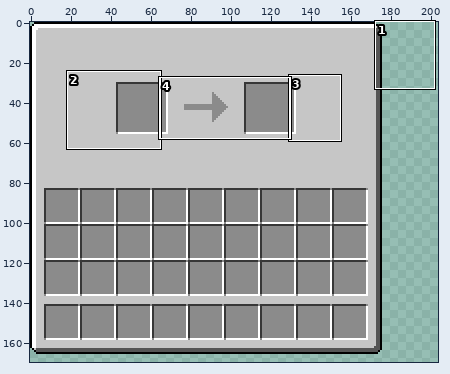
One commit to this sprite sheet: resources/assets/compresstion/textures/guis/guiCompressor.png. The first picture is a wide view before the edit; the outline marks the close-up.
Close-up. Before the commit:
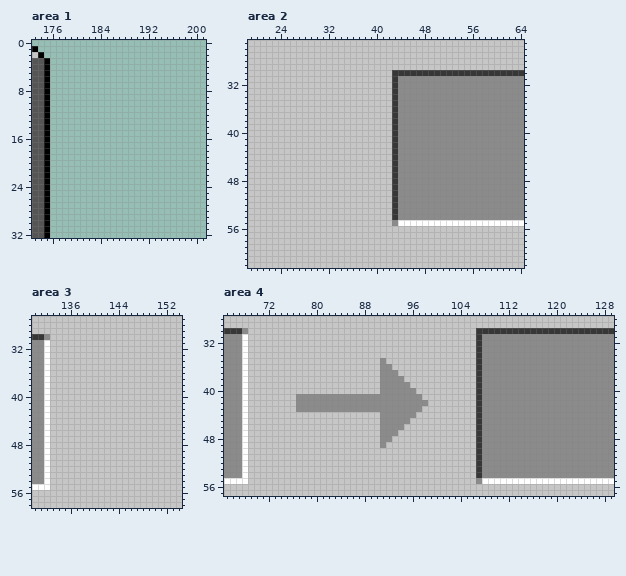
The file is 256x256 pixels. Shown: area 1: x 173..201, y 0..32; area 2: x 19..64, y 25..62; area 3: x 130..154, y 27..58; area 4: x 65..129, y 28..57. The wide view leaves out empty margins.
And afterwards:
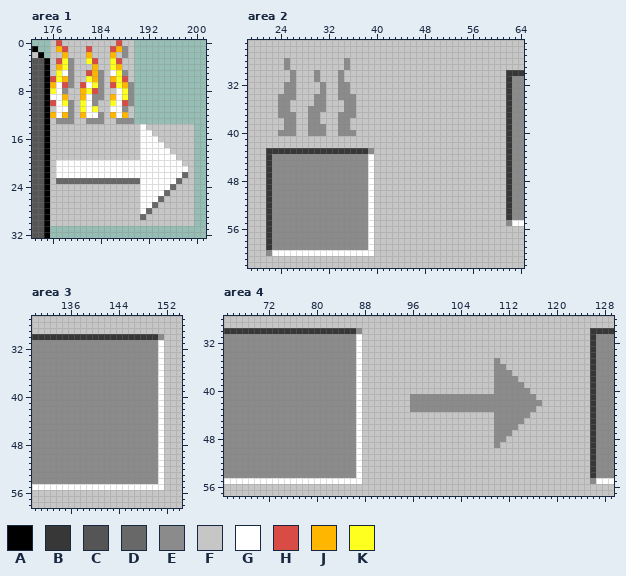
Palette (. is transparent): A #000000  B #373737  C #555555  D #686868  E #8b8b8b  F #c6c6c6  G #ffffff  H #d84c45  J #ffb600  K #ffff1f
What changed:
Area 1:
y 0: x 176..189 .............. -> FHFFFFFFFFFHFF
y 1: x 176..189 .............. -> FJHFFFHFFFHJEF
y 2: x 176..189 .............. -> FFJFFFJFFFJFEF
y 3: x 176..189 .............. -> FHKEFFKHFFKHFF
y 4: x 176..189 .............. -> FJKEFFFJFFKJFF
y 5: x 176..189 .............. -> FKGEFFHJEFGKEF
y 6: x 176..189 .............. -> HKJEFFKJEFJKHF
y 7: x 176..189 .............. -> JGHEFHGKEFHKJE
y 8: x 176..189 .............. -> KGEFFJKHEFFGKE
y 9: x 176..189 .............. -> GGJFFJGEEFJGKE
y 10: x 176..189 .............. -> HGKEFKGEFFKGHE
y 11: x 176..189 .............. -> FGGEFKGKFFGGEF
y 12: x 176..189 .............. -> JGJEFJGGEFJGJF
y 13: x 176..189 .............. -> FEEEFFEEEFFEEE
y 14: x 176..199 ........................ -> FFFFFFFFFFFFFFFGFFFFFFFF
y 15: x 176..199 ........................ -> FFFFFFFFFFFFFFFGGFFFFFFF
y 16: x 176..199 ........................ -> FFFFFFFFFFFFFFFGGGFFFFFF
y 17: x 176..199 ........................ -> FFFFFFFFFFFFFFFGGGGFFFFF
y 18: x 176..199 ........................ -> FFFFFFFFFFFFFFFGGGGGFFFF
y 19: x 176..199 ........................ -> FFFFFFFFFFFFFFFGGGGGGFFF
y 20: x 176..199 ........................ -> FGGGGGGGGGGGGGGGGGGGGGFF
y 21: x 176..199 ........................ -> FGGGGGGGGGGGGGGGGGGGGGGF
y 22: x 176..199 ........................ -> FGGGGGGGGGGGGGGGGGGGGGDF
y 23: x 176..199 ........................ -> FDDDDDDDDDDDDDDGGGGGGDFF
y 24: x 176..199 ........................ -> FFFFFFFFFFFFFFFGGGGGDFFF
y 25: x 176..199 ........................ -> FFFFFFFFFFFFFFFGGGGDFFFF
y 26: x 176..199 ........................ -> FFFFFFFFFFFFFFFGGGDFFFFF
y 27: x 176..199 ........................ -> FFFFFFFFFFFFFFFGGDFFFFFF
y 28: x 176..199 ........................ -> FFFFFFFFFFFFFFFGDFFFFFFF
y 29: x 176..199 ........................ -> FFFFFFFFFFFFFFFDFFFFFFFF
y 30: x 176..199 ........................ -> FFFFFFFFFFFFFFFFFFFFFFFF
Area 2:
y 28..29: x 25 F -> E; x 35 F -> E
y 30: x 26 F -> E; x 30 F -> E; x 34 F -> E; x 43..61 BBBBBBBBBBBBBBBBBBB -> FFFFFFFFFFFFFFFFFFF
y 31: x 26 F -> E; x 30 F -> E; x 34 F -> E; x 43..62 BEEEEEEEEEEEEEEEEEEE -> FFFFFFFFFFFFFFFFFFFB
y 32..33: x 25..26 FF -> EE; x 31 F -> E; x 34..35 FF -> EE; x 43..62 BEEEEEEEEEEEEEEEEEEE -> FFFFFFFFFFFFFFFFFFFB
y 34: x 24..26 FFF -> EEE; x 30..31 FF -> EE; x 34..36 FFF -> EEE; x 43..62 BEEEEEEEEEEEEEEEEEEE -> FFFFFFFFFFFFFFFFFFFB
y 35: x 24..25 FF -> EE; x 30..31 FF -> EE; x 35..36 FF -> EE; x 43..62 BEEEEEEEEEEEEEEEEEEE -> FFFFFFFFFFFFFFFFFFFB
y 36: x 24..25 FF -> EE; x 29..31 FFF -> EEE; x 35..36 FF -> EE; x 43..62 BEEEEEEEEEEEEEEEEEEE -> FFFFFFFFFFFFFFFFFFFB
y 37: x 24..26 FFF -> EEE; x 29..30 FF -> EE; x 34..36 FFF -> EEE; x 43..62 BEEEEEEEEEEEEEEEEEEE -> FFFFFFFFFFFFFFFFFFFB
y 38: x 25..26 FF -> EE; x 29..30 FF -> EE; x 34..35 FF -> EE; x 43..62 BEEEEEEEEEEEEEEEEEEE -> FFFFFFFFFFFFFFFFFFFB
y 39: x 25..26 FF -> EE; x 29..31 FFF -> EEE; x 34..35 FF -> EE; x 43..62 BEEEEEEEEEEEEEEEEEEE -> FFFFFFFFFFFFFFFFFFFB
y 40: x 24..26 FFF -> EEE; x 29..31 FFF -> EEE; x 34..36 FFF -> EEE; x 43..62 BEEEEEEEEEEEEEEEEEEE -> FFFFFFFFFFFFFFFFFFFB
y 41..42: x 43..62 BEEEEEEEEEEEEEEEEEEE -> FFFFFFFFFFFFFFFFFFFB
y 43: x 22..39 FFFFFFFFFFFFFFFFFF -> BBBBBBBBBBBBBBBBBE; x 43..62 BEEEEEEEEEEEEEEEEEEE -> FFFFFFFFFFFFFFFFFFFB
y 44..54: x 22..39 FFFFFFFFFFFFFFFFFF -> BEEEEEEEEEEEEEEEEG; x 43..62 BEEEEEEEEEEEEEEEEEEE -> FFFFFFFFFFFFFFFFFFFB
y 55: x 22..39 FFFFFFFFFFFFFFFFFF -> BEEEEEEEEEEEEEEEEG; x 43..62 EGGGGGGGGGGGGGGGGGGG -> FFFFFFFFFFFFFFFFFFFE
y 56..59: x 22..39 FFFFFFFFFFFFFFFFFF -> BEEEEEEEEEEEEEEEEG
y 60: x 22..39 FFFFFFFFFFFFFFFFFF -> EGGGGGGGGGGGGGGGGG
Area 3:
y 30: x 132..151 EFFFFFFFFFFFFFFFFFFF -> BBBBBBBBBBBBBBBBBBBE
y 31..54: x 132..151 GFFFFFFFFFFFFFFFFFFF -> EEEEEEEEEEEEEEEEEEEG
y 55: x 133..151 FFFFFFFFFFFFFFFFFFF -> GGGGGGGGGGGGGGGGGGG
Area 4:
y 30: x 68..87 EFFFFFFFFFFFFFFFFFFF -> BBBBBBBBBBBBBBBBBBBE; x 107..125 BBBBBBBBBBBBBBBBBBB -> FFFFFFFFFFFFFFFFFFF
y 31..34: x 68..87 GFFFFFFFFFFFFFFFFFFF -> EEEEEEEEEEEEEEEEEEEG; x 107..126 BEEEEEEEEEEEEEEEEEEE -> FFFFFFFFFFFFFFFFFFFB
y 35: x 68..87 GFFFFFFFFFFFFFFFFFFF -> EEEEEEEEEEEEEEEEEEEG; x 91 E -> F; x 107..109 BEE -> FFF; x 111..126 EEEEEEEEEEEEEEEE -> FFFFFFFFFFFFFFFB
y 36: x 68..87 GFFFFFFFFFFFFFFFFFFF -> EEEEEEEEEEEEEEEEEEEG; x 91..92 EE -> FF; x 107..109 BEE -> FFF; x 112..126 EEEEEEEEEEEEEEE -> FFFFFFFFFFFFFFB
y 37: x 68..87 GFFFFFFFFFFFFFFFFFFF -> EEEEEEEEEEEEEEEEEEEG; x 91..93 EEE -> FFF; x 107..109 BEE -> FFF; x 113..126 EEEEEEEEEEEEEE -> FFFFFFFFFFFFFB
y 38: x 68..87 GFFFFFFFFFFFFFFFFFFF -> EEEEEEEEEEEEEEEEEEEG; x 91..94 EEEE -> FFFF; x 107..109 BEE -> FFF; x 114..126 EEEEEEEEEEEEE -> FFFFFFFFFFFFB
y 39: x 68..87 GFFFFFFFFFFFFFFFFFFF -> EEEEEEEEEEEEEEEEEEEG; x 91..95 EEEEE -> FFFFF; x 107..109 BEE -> FFF; x 115..126 EEEEEEEEEEEE -> FFFFFFFFFFFB
y 40: x 68..87 GFFFFFFFFFFFFFFFFFFF -> EEEEEEEEEEEEEEEEEEEG; x 91..96 EEEEEE -> FFFFFF; x 107..109 BEE -> FFF; x 116..126 EEEEEEEEEEE -> FFFFFFFFFFB
y 41: x 68..76 GFFFFFFFF -> EEEEEEEEE; x 87..95 EEEEEEEEE -> GFFFFFFFF; x 98..107 FFFFFFFFFB -> EEEEEEEEEE; x 117..126 EEEEEEEEEE -> FFFFFFFFFB
y 42: x 68..76 GFFFFFFFF -> EEEEEEEEE; x 87..95 EEEEEEEEE -> GFFFFFFFF; x 99..107 FFFFFFFFB -> EEEEEEEEE; x 118..126 EEEEEEEEE -> FFFFFFFFB
y 43: x 68..76 GFFFFFFFF -> EEEEEEEEE; x 87..95 EEEEEEEEE -> GFFFFFFFF; x 98..107 FFFFFFFFFB -> EEEEEEEEEE; x 117..126 EEEEEEEEEE -> FFFFFFFFFB
y 44: x 68..87 GFFFFFFFFFFFFFFFFFFF -> EEEEEEEEEEEEEEEEEEEG; x 91..96 EEEEEE -> FFFFFF; x 107..109 BEE -> FFF; x 116..126 EEEEEEEEEEE -> FFFFFFFFFFB
y 45: x 68..87 GFFFFFFFFFFFFFFFFFFF -> EEEEEEEEEEEEEEEEEEEG; x 91..95 EEEEE -> FFFFF; x 107..109 BEE -> FFF; x 115..126 EEEEEEEEEEEE -> FFFFFFFFFFFB
y 46: x 68..87 GFFFFFFFFFFFFFFFFFFF -> EEEEEEEEEEEEEEEEEEEG; x 91..94 EEEE -> FFFF; x 107..109 BEE -> FFF; x 114..126 EEEEEEEEEEEEE -> FFFFFFFFFFFFB
y 47: x 68..87 GFFFFFFFFFFFFFFFFFFF -> EEEEEEEEEEEEEEEEEEEG; x 91..93 EEE -> FFF; x 107..109 BEE -> FFF; x 113..126 EEEEEEEEEEEEEE -> FFFFFFFFFFFFFB
y 48: x 68..87 GFFFFFFFFFFFFFFFFFFF -> EEEEEEEEEEEEEEEEEEEG; x 91..92 EE -> FF; x 107..109 BEE -> FFF; x 112..126 EEEEEEEEEEEEEEE -> FFFFFFFFFFFFFFB
y 49: x 68..87 GFFFFFFFFFFFFFFFFFFF -> EEEEEEEEEEEEEEEEEEEG; x 91 E -> F; x 107..109 BEE -> FFF; x 111..126 EEEEEEEEEEEEEEEE -> FFFFFFFFFFFFFFFB
y 50..54: x 68..87 GFFFFFFFFFFFFFFFFFFF -> EEEEEEEEEEEEEEEEEEEG; x 107..126 BEEEEEEEEEEEEEEEEEEE -> FFFFFFFFFFFFFFFFFFFB
y 55: x 69..87 FFFFFFFFFFFFFFFFFFF -> GGGGGGGGGGGGGGGGGGG; x 107..126 EGGGGGGGGGGGGGGGGGGG -> FFFFFFFFFFFFFFFFFFFE
